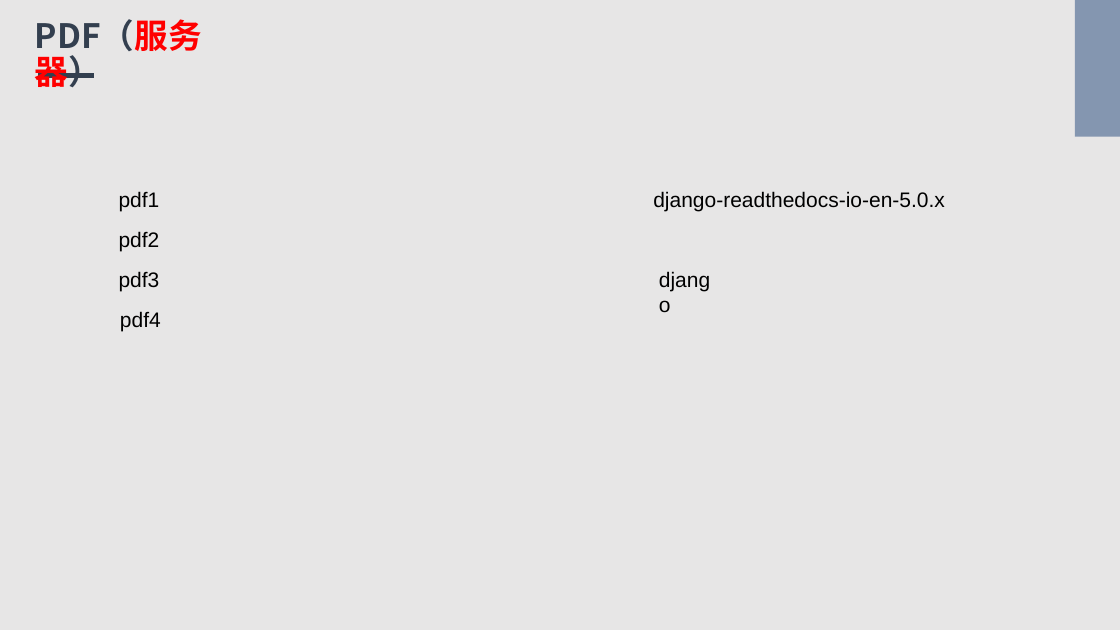
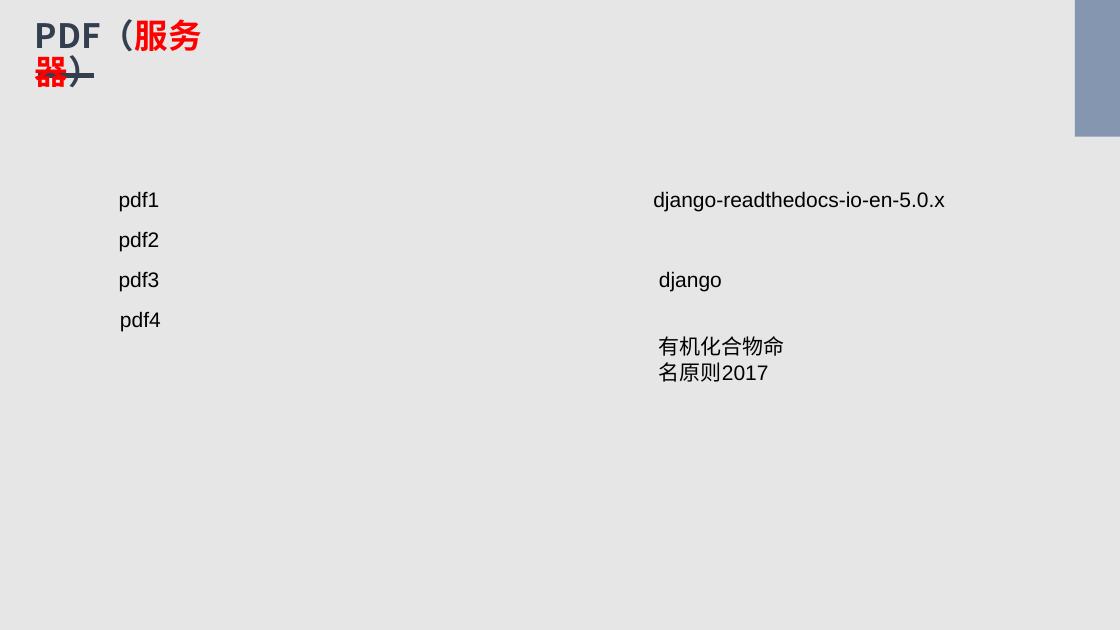
Before and after one commit to Bukehi/BukehiWeb, a slide deck: slide 6 of livefile/livepowerpoint.pptx. Drawn at 1120x630 pixels with LibreOffice and Linux fonts; fonts in the diff are those of the drawing. Boxes give left, top, right and bottom in pixels: in the first picture for what was removed or moved away, otherwise in the second. Text is boxed around its words. In the diff, an @@ line names an element or a change of style, - is before the commit and + after.

Commit message:
"upgrade commit"

```diff
--- a/livefile/livepowerpoint.pptx
+++ b/livefile/livepowerpoint.pptx
@@ text "django" rewrapped from bbox=[650, 262, 728, 302] to bbox=[659, 271, 722, 292] @@
@@ text added at bbox=[659, 336, 785, 382], 18 pt, text #000000 @@
+有机化合物命名原则2017
```
